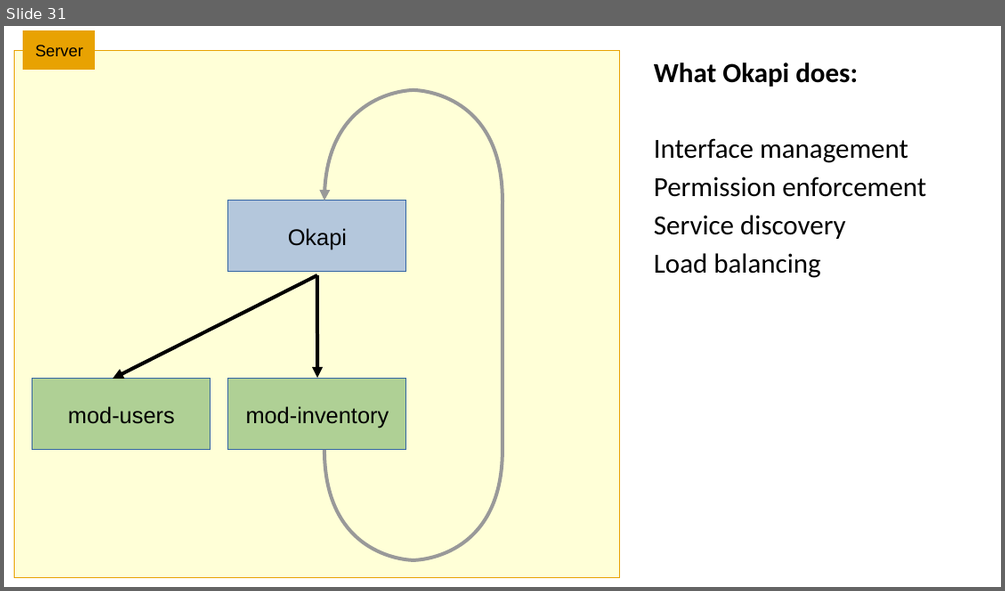
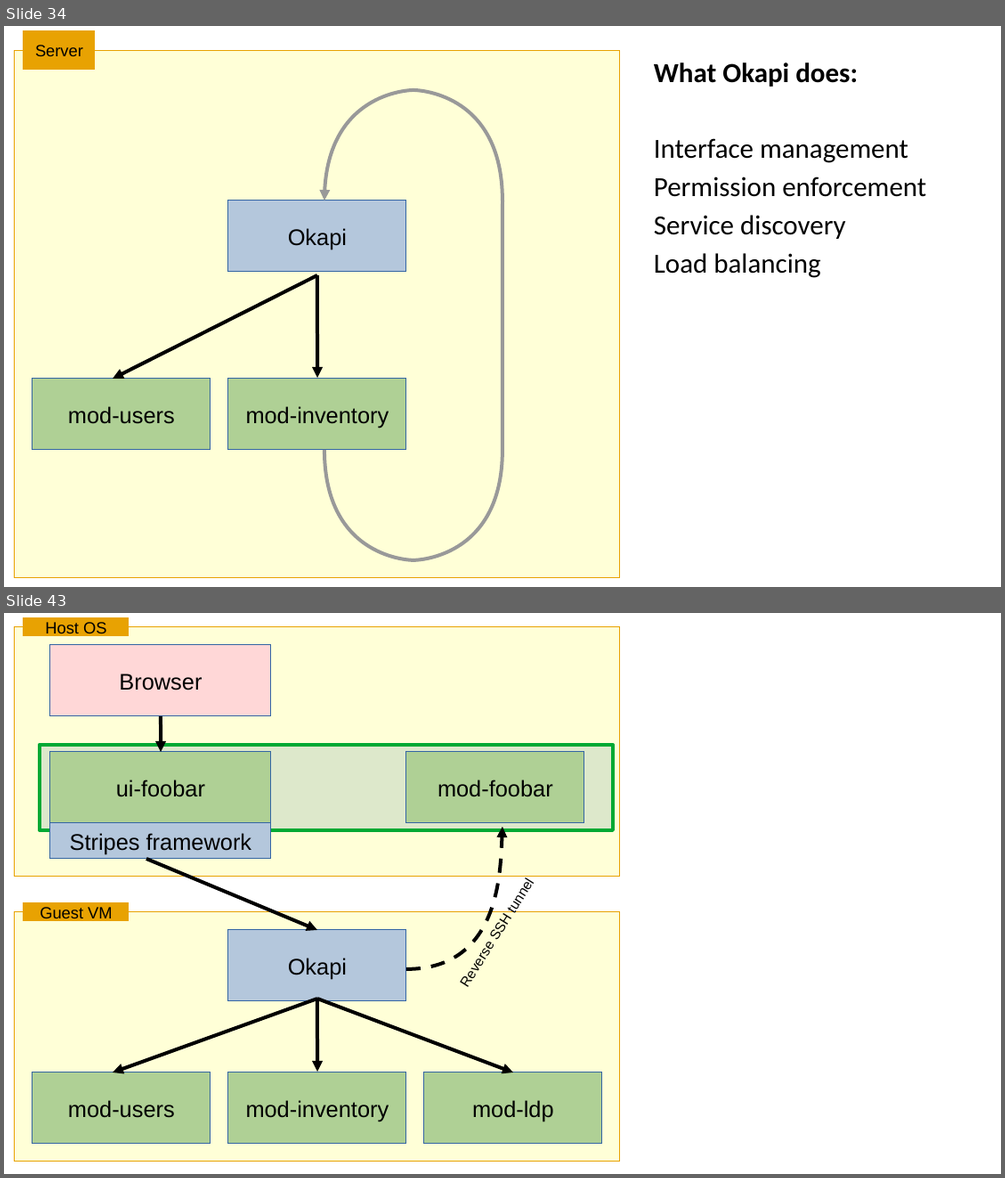
Before and after one commit to MikeTaylor/intro-to-folio-talk, a slide deck: intro-to-folio-talk.odp. Shown one above the other, each under a label of ours: slide 31 before the commit, slides 34 and 43 after it; the slides between them are not shown. The pictures are 1005x591 and 1005x1178 pixels, drawn with LibreOffice and Linux fonts; fonts in the diff are those of the drawing. Boxes give left, top, right and bottom in pixels: in the first picture for what was removed or moved away, otherwise in the second. Text is boxed around its words. In the diff, an @@ line names an element or a change of style, - is before the commit and + after.

Commit message:
Add reverse-tunnel slides

```diff
--- a/intro-to-folio-talk.odp
+++ b/intro-to-folio-talk.odp
@@ slide 43 added at [4, 613, 1001, 1174], background #FFFFFF @@
@@ rectangle added at [15, 627, 620, 877], fill #FFFFD7, outline #E8A202 0 pt @@
@@ rectangle added at [24, 618, 129, 636], fill #E8A202, outline #E8A202 0 pt, 13 pt, text #000000 @@
+Host OS
@@ rectangle added at [50, 645, 271, 716], fill #FFD7D7, outline #3465A4 0 pt, 18 pt, text #000000 @@
+Browser
@@ arrow added from (161, 716) to (161, 753), #000000 2.83 pt @@
@@ rectangle added at [40, 745, 613, 830], fill #DDE8CB, outline #00A933 2.83 pt @@
@@ rectangle added at [50, 753, 271, 824], fill #AFD095, outline #3465A4 0 pt, 18 pt, text #000000 @@
+ui-foobar
@@ rectangle added at [406, 753, 584, 824], fill #AFD095, outline #3465A4 0 pt, 18 pt, text #000000 @@
+mod-foobar
@@ rectangle added at [50, 823, 271, 858], fill #B4C7DC, outline #3465A4 0 pt, 18 pt, text #000000 @@
+Stripes framework
@@ freeform shape added at [406, 827, 502, 968], outline #000000 2.83 pt dashed @@
@@ arrow added from (146, 859) to (317, 930), #000000 2.83 pt @@
@@ text added at [447, 865, 544, 999], 11 pt, text #000000 @@
+Reverse SSH tunnel
@@ rectangle added at [24, 903, 129, 922], fill #E8A202, outline #E8A202 0 pt, 13 pt, text #000000 @@
+Guest VM
@@ rectangle added at [15, 912, 620, 1162], fill #FFFFD7, outline #E8A202 0 pt @@
@@ rectangle added at [228, 930, 406, 1001], fill #B4C7DC, outline #3465A4 0 pt, 18 pt, text #000000 @@
+Okapi
@@ arrow added from (317, 998) to (113, 1072), #000000 2.83 pt @@
@@ arrow added from (317, 999) to (317, 1071), #000000 2.83 pt @@
@@ arrow added from (317, 998) to (513, 1072), #000000 2.83 pt @@
@@ rectangle added at [32, 1072, 210, 1144], fill #AFD095, outline #3465A4 0 pt, 18 pt, text #000000 @@
+mod-users
@@ rectangle added at [228, 1072, 406, 1144], fill #AFD095, outline #3465A4 0 pt, 18 pt, text #000000 @@
+mod-inventory
@@ rectangle added at [425, 1072, 603, 1144], fill #AFD095, outline #3465A4 0 pt, 18 pt, text #000000 @@
+mod-ldp
@@ what was slide 31 is now slide 34 @@
```
Also in this commit, not shown: 14 other slides added.
